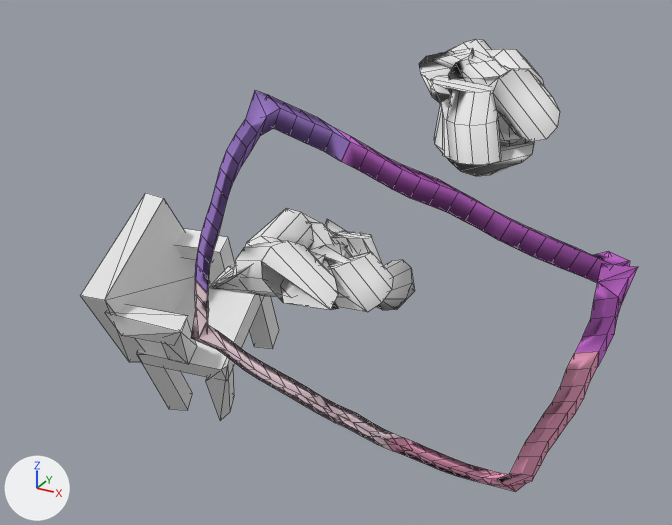
Before and after pictures for a commit that changed the FBX model Assignments/Niyana_Simran_Truc_Hoda_Cameron/example/model.fbx.
Both versions are drawn from a 50 mm lens placed at (0.75, -3.34, 1.93), pointed at (-0.54, -0.98, 0.75). Every picture has the same lights, and +X, +Y and +Z are marked at lower left. Mesh edges are drawn as thin lines. Where no turn or scale is listed for an object, it has been applied to the vertices.
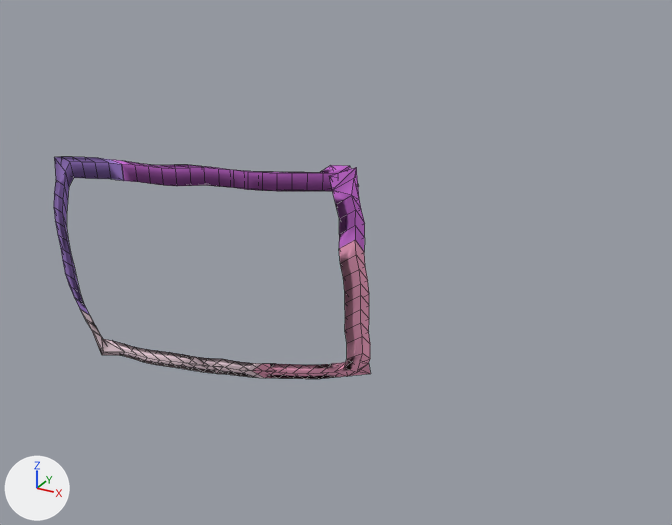
Boxes [x1, y1, x2, y2] around the edits, measured in the pictures (672 x 525 px):
'mesh_347608544', reshaped (16% narrower, 79% shorter): before [335, 128, 630, 283]; after [112, 160, 359, 191]
'mesh_1814648107', reshaped (45% narrower): before [384, 351, 599, 491]; after [252, 240, 370, 379]
'mesh_1726774562', deleted: before [80, 193, 196, 362]
'mesh_839198382', reshaped (54% narrower, 22% shorter): before [195, 91, 350, 293]; after [54, 157, 124, 314]
'mesh_541916239', deleted: before [208, 208, 338, 310]
'mesh_577555323', reshaped (13% narrower, 59% shorter): before [191, 280, 403, 451]; after [80, 309, 264, 378]
'mesh_2026966049', deleted: before [431, 76, 534, 176]
'mesh_638253524', deleted: before [434, 39, 560, 142]
'mesh_12723337', deleted: before [309, 219, 414, 312]
'mesh_1633510500', reshaped (45% narrower, 18% shorter): before [574, 264, 638, 365]; after [330, 168, 365, 251]
'mesh_331366741', deleted: before [137, 280, 264, 381]
'mesh_1565945158', deleted: before [105, 305, 188, 346]
'mesh_1247406878', deleted: before [419, 48, 512, 144]
'mesh_1676442011', deleted: before [137, 354, 192, 410]
'mesh_631790507', deleted: before [249, 295, 279, 349]
'mesh_927174332', deleted: before [206, 358, 234, 421]
'mesh_196377126', deleted: before [162, 320, 197, 365]
'mesh_1123002529', deleted: before [209, 236, 235, 283]
'mesh_1481601367', deleted: before [175, 229, 213, 262]

The change, as a list of edits to the scene's bpy script:
```text
Change me_mesh:
    where me_mesh.from_pydata(...)  # 68 vertices, 85 faces; spans x -0.159..0.443, y -1.734..-1.528, z 1.117..1.423
    me_mesh part 1: the whole mesh is multiplied about its middle by the matrix ((0.927, -0.057, -0.371), (0.007, 0.991, -0.134), (0.375, 0.121, 0.919)), then moved by (-0.789, 0.245, -0.124)
Change me_mesh_004:
    where me_mesh_004.from_pydata(...)  # 24 vertices, 34 faces; spans x 0.372..0.459, y -1.632..-1.532, z 0.949..1.174
    me_mesh_004 part 5: the whole mesh is multiplied about its middle by the matrix ((0.927, -0.057, -0.371), (0.007, 0.991, -0.134), (0.375, 0.121, 0.919)), then moved by (-0.734, 0.274, 0.002)
Change me_mesh_001:
    where me_mesh_001.from_pydata(...)  # 68 vertices, 84 faces; spans x -0.467..-0.095, y -1.823..-1.721, z 0.982..1.478
    me_mesh_001 part 3: the whole mesh is multiplied about its middle by the matrix ((0.927, -0.057, -0.371), (0.007, 0.991, -0.134), (0.375, 0.121, 0.919)), then moved by (-0.735, 0.248, -0.297)
Change me_mesh_003:
    where me_mesh_003.from_pydata(...)  # 68 vertices, 86 faces; spans x 0.0..0.418, y -1.743..-1.593, z 0.584..1.001
    me_mesh_003 part 4: the whole mesh is multiplied about its middle by the matrix ((0.927, -0.057, -0.371), (0.007, 0.991, -0.134), (0.375, 0.121, 0.919)), then moved by (-0.615, 0.31, -0.064)
Change me_mesh_002:
    where me_mesh_002.from_pydata(...)  # 68 vertices, 88 faces; spans x -0.495..0.061, y -1.819..-1.718, z 0.687..1.046
    me_mesh_002 part 2: the whole mesh is multiplied about its middle by the matrix ((0.927, -0.057, -0.371), (0.007, 0.991, -0.134), (0.375, 0.121, 0.919)), then moved by (-0.605, 0.297, -0.243)
Remove ob_mesh_638253524:
    ob_mesh_638253524 = bpy.data.objects.new('mesh_638253524', me_mesh_015)
Remove ob_mesh_1676442011:
    ob_mesh_1676442011 = bpy.data.objects.new('mesh_1676442011', me_mesh_010)
Remove ob_mesh_1247406878:
    ob_mesh_1247406878 = bpy.data.objects.new('mesh_1247406878', me_mesh_016)
Remove ob_mesh_196377126:
    ob_mesh_196377126 = bpy.data.objects.new('mesh_196377126', me_mesh_013)
Remove ob_mesh_331366741:
    ob_mesh_331366741 = bpy.data.objects.new('mesh_331366741', me_mesh_006)
Remove ob_mesh_2026966049:
    ob_mesh_2026966049 = bpy.data.objects.new('mesh_2026966049', me_mesh_017)
Remove ob_mesh_1481601367:
    ob_mesh_1481601367 = bpy.data.objects.new('mesh_1481601367', me_mesh_011)
Remove ob_mesh_631790507:
    ob_mesh_631790507 = bpy.data.objects.new('mesh_631790507', me_mesh_008)
Remove ob_mesh_12723337:
    ob_mesh_12723337 = bpy.data.objects.new('mesh_12723337', me_mesh_018)
Remove ob_mesh_1565945158:
    ob_mesh_1565945158 = bpy.data.objects.new('mesh_1565945158', me_mesh_014)
Remove ob_mesh_541916239:
    ob_mesh_541916239 = bpy.data.objects.new('mesh_541916239', me_mesh_019)
Remove ob_mesh_1123002529:
    ob_mesh_1123002529 = bpy.data.objects.new('mesh_1123002529', me_mesh_012)
Remove ob_mesh_1726774562:
    ob_mesh_1726774562 = bpy.data.objects.new('mesh_1726774562', me_mesh_005)
Remove ob_mesh_927174332:
    ob_mesh_927174332 = bpy.data.objects.new('mesh_927174332', me_mesh_009)
```
